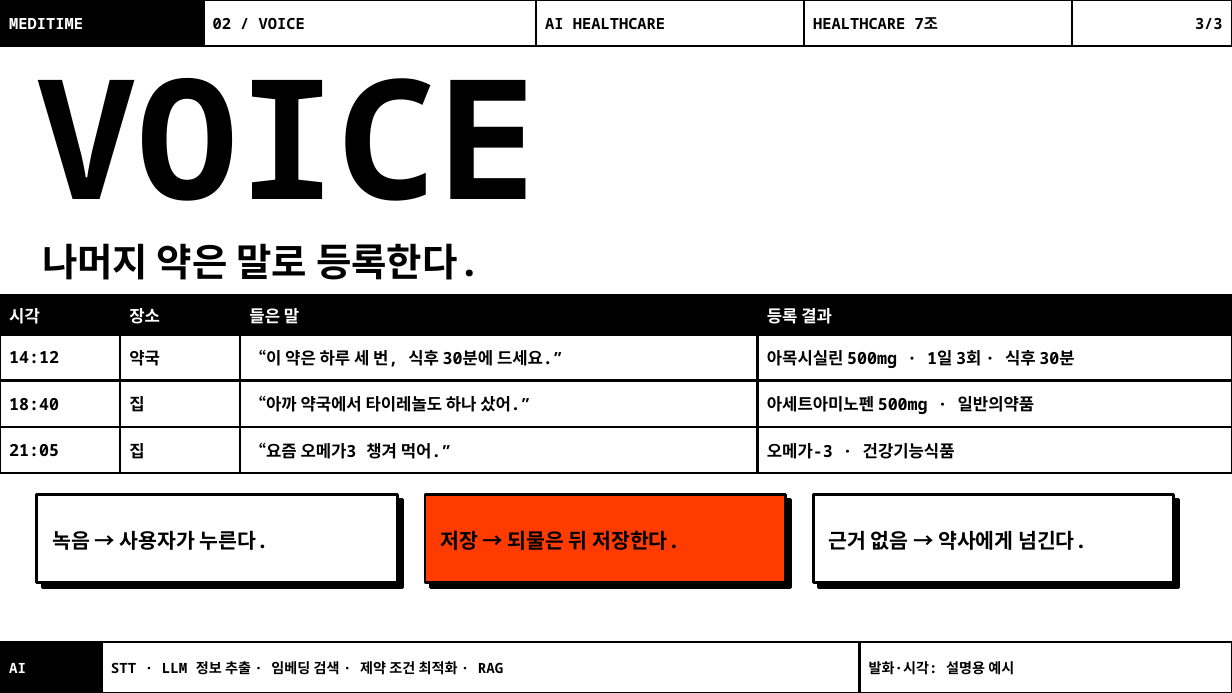
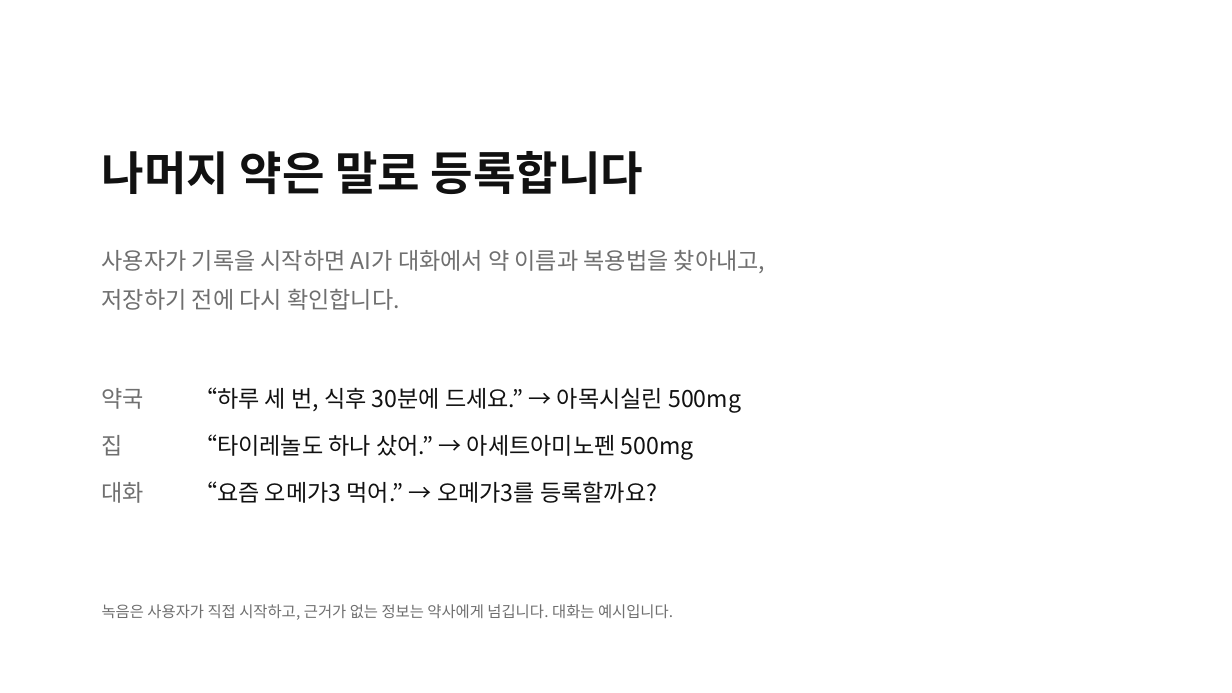
Before and after one commit to Hoyasiro/Codyssey, a slide deck: slide 3 of allinone/E2-1/E2-1_발표자료_메디타임_Healthcare7조.pptx. Drawn at 1232x693 pixels with LibreOffice and Linux fonts; fonts in the diff are those of the drawing. Boxes give left, top, right and bottom in pixels: in the first picture for what was removed or moved away, otherwise in the second. Text is boxed around its words. In the diff, an @@ line names an element or a change of style, - is before the commit and + after.

```diff
--- a/allinone/E2-1/E2-1_발표자료_메디타임_Healthcare7조.pptx
+++ b/allinone/E2-1/E2-1_발표자료_메디타임_Healthcare7조.pptx
@@ table removed at box(0, 0, 1232, 92), 1 rows, 5 columns @@
-MEDITIME | 02 / VOICE | AI HEALTHCARE | HEALTHCARE 7조 | 3/3
@@ text removed at box(37, 43, 537, 201) @@
-VOICE
@@ text at box(102, 151, 644, 194): text changed; size 30 to 36 pt; font Noto Sans Mono to Noto Sans CJK KR; text colour #000000 to #111111 @@
-나머지 약은 말로 등록한다.
+나머지 약은 말로 등록합니다
@@ text added at box(102, 250, 765, 310), 18 pt, text #6F6F6F @@
+사용자가 기록을 시작하면 AI가 대화에서 약 이름과 복용법을 찾아내고,
+저장하기 전에 다시 확인합니다.
@@ table removed at box(0, 296, 1232, 463), 4 rows, 4 columns @@
-시각 | 장소 | 들은 말 | 등록 결과
-14:12 | 약국 | “이 약은 하루 세 번, 식후 30분에 드세요.” | 아목시실린 500mg · 1일 3회 · 식후 30분
-18:40 | 집 | “아까 약국에서 타이레놀도 하나 샀어.” | 아세트아미노펜 500mg · 일반의약품
-21:05 | 집 | “요즘 오메가3 챙겨 먹어.” | 오메가-3 · 건강기능식품
@@ text added at box(102, 388, 145, 503), 18 pt, text #6F6F6F @@
+약국
+집
+대화
@@ text added at box(194, 387, 741, 503), 18 pt, text #111111 @@
+“하루 세 번, 식후 30분에 드세요.” → 아목시실린 500mg
+“타이레놀도 하나 샀어.” → 아세트아미노펜 500mg
+“요즘 오메가3 먹어.” → 오메가3를 등록할까요?
@@ rectangle removed at box(37, 494, 397, 582) @@
@@ rectangle removed at box(43, 500, 403, 588) @@
@@ rectangle removed at box(425, 494, 786, 582) @@
@@ rectangle removed at box(431, 500, 791, 588) @@
@@ rectangle removed at box(813, 494, 1174, 582) @@
@@ rectangle removed at box(819, 500, 1179, 588) @@
@@ text removed at box(52, 530, 269, 550) @@
-녹음 → 사용자가 누른다.
@@ text removed at box(440, 530, 680, 550) @@
-저장 → 되물은 뒤 저장한다.
@@ text removed at box(828, 530, 1087, 550) @@
-근거 없음 → 약사에게 넘긴다.
@@ text added at box(102, 604, 673, 620), 12 pt, text #6F6F6F @@
+녹음은 사용자가 직접 시작하고, 근거가 없는 정보는 약사에게 넘깁니다. 대화는 예시입니다.
@@ table removed at box(0, 642, 1232, 693), 1 rows, 3 columns @@
-AI | STT · LLM 정보 추출 · 임베딩 검색 · 제약 조건 최적화 · RAG | 발화·시각: 설명용 예시
```
Also in this commit, not shown: 2 other slides changed, 2 other files.
